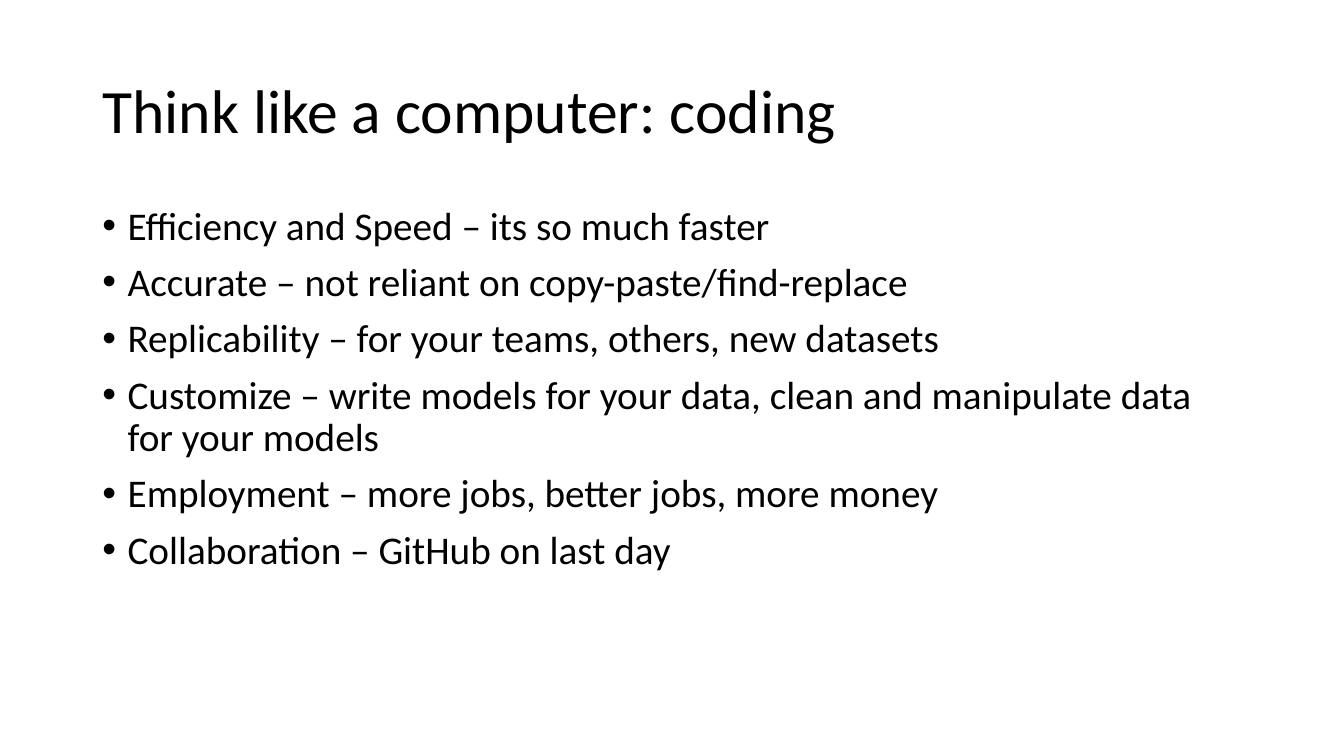
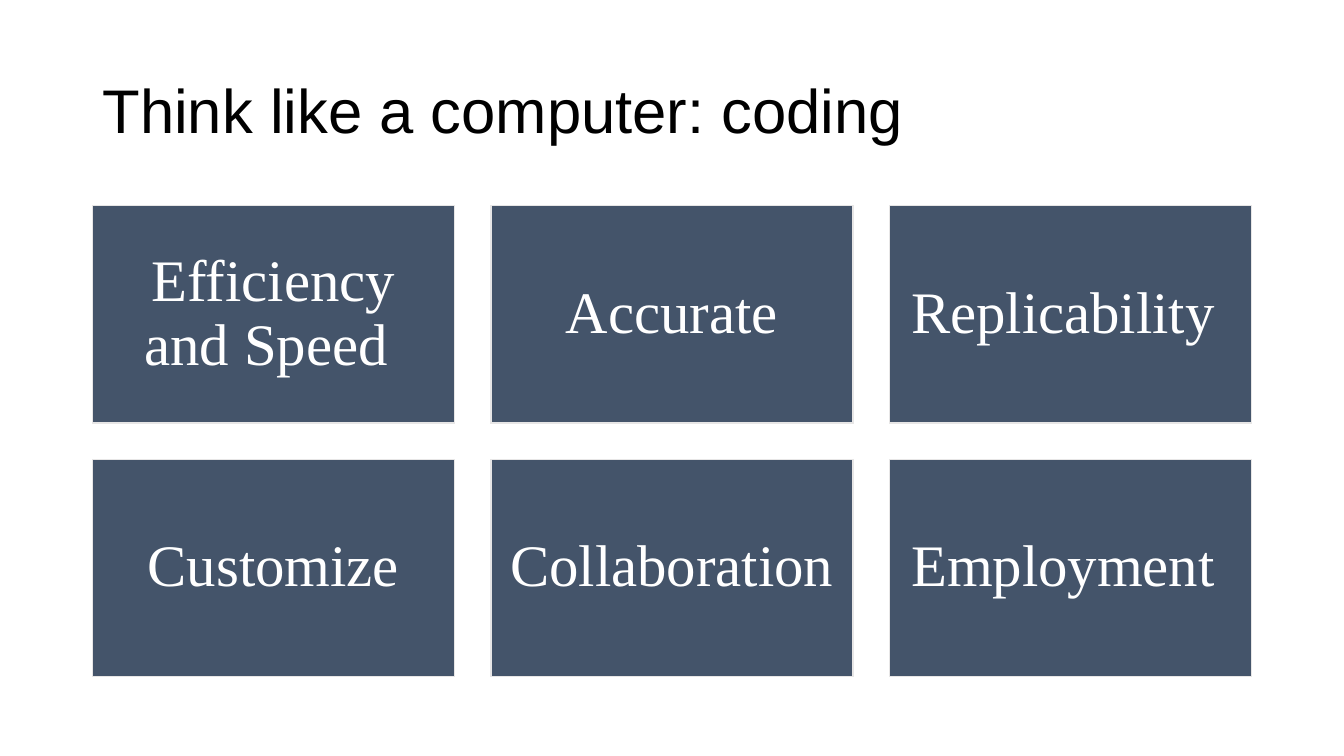
Before and after one commit to a5creel/intro_to_programming, a slide deck: slide 13 of lecture_material/1_think_like_computer.pptx (slide 12 before the commit). Drawn at 1344x756 pixels with LibreOffice and Linux fonts; fonts in the diff are those of the drawing. Boxes give left, top, right and bottom in pixels: in the first picture for what was removed or moved away, otherwise in the second. Text is boxed around its words. In the diff, an @@ line names an element or a change of style, - is before the commit and + after.

```diff
--- a/lecture_material/1_think_like_computer.pptx
+++ b/lecture_material/1_think_like_computer.pptx
@@ title "Think like a computer: coding" at <box>102,88,903,145</box>: font Calibri to Arial @@
@@ text removed at <box>128,212,1191,571</box> @@
-• Efficiency and Speed – its so much faster
-• Accurate – not reliant on copy-paste/find-replace
-• Replicability – for your teams, others, new datasets
-• Customize – write models for your data, clean and manipulate data for your models
-• Employment – more jobs, better jobs, more money
-• Collaboration – GitHub on last day
@@ group added at <box>93,206,1251,678</box>: 6 rectangles, 6 texts @@
+Efficiency and Speed
+Accurate
+Replicability
+Customize
+Collaboration
+Employment
```
Also in this commit, not shown: 23 other slides changed, 1 slide added, 14 other files.
